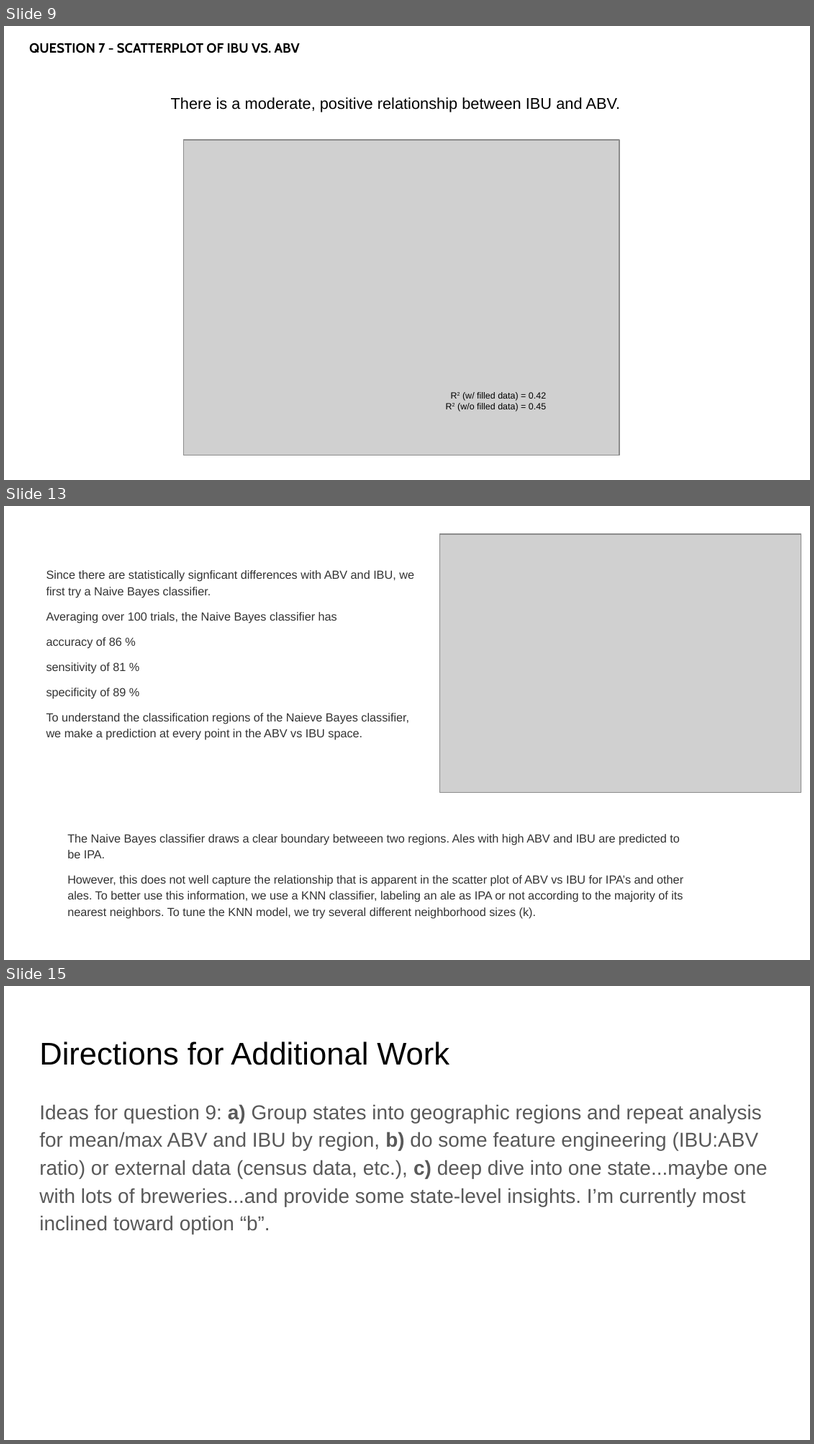
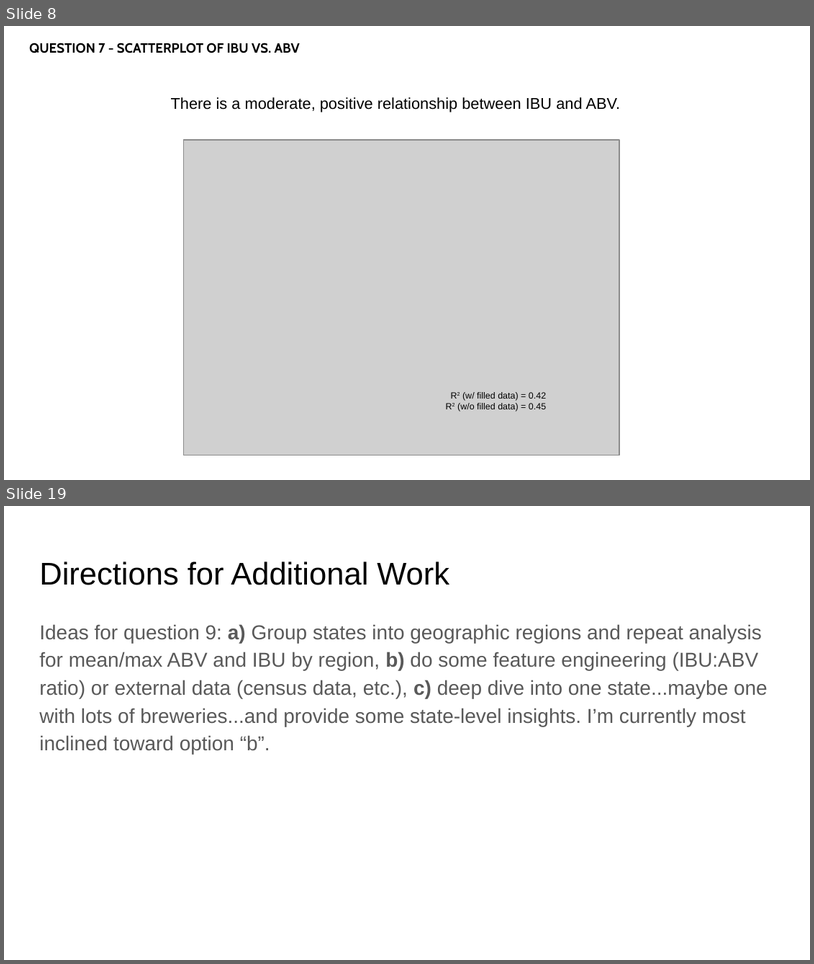
Before and after one commit to rmpalmer/MSDS6306_Fall2019_proj1, a slide deck: CaseStudy_EDA_Palmer_Garrity.pptx. Shown one above the other, each under a label of ours: slides 9, 13 and 15 before the commit, slides 8 and 19 after it; the slides between them are not shown. The pictures are 814x1444 and 814x964 pixels, drawn with LibreOffice and Linux fonts; fonts in the diff are those of the drawing; grey boxes stand for pictures. Boxes give left, top, right and bottom in pixels: in the first picture for what was removed or moved away, otherwise in the second. Text is boxed around its words. In the diff, an @@ line names an element or a change of style, - is before the commit and + after.

```diff
--- a/CaseStudy_EDA_Palmer_Garrity.pptx
+++ b/CaseStudy_EDA_Palmer_Garrity.pptx
@@ slide 13 removed at [4,506,810,960], background #FFFFFF @@
@@ picture removed at [440,534,802,793] @@
@@ text removed at [46,570,414,740] @@
-Since there are statistically signficant differences with ABV and IBU, we first try a Naive Bayes classifier.
-Averaging over 100 trials, the Naive Bayes classifier has
-accuracy of 86 %
-sensitivity of 81 %
-specificity of 89 %
-To understand the classification regions of the Naieve Bayes classifier, we make a prediction at every point in the ABV vs IBU space.
@@ text removed at [67,834,684,919] @@
-The Naive Bayes classifier draws a clear boundary betweeen two regions. Ales with high ABV and IBU are predicted to be IPA.
-However, this does not well capture the relationship that is apparent in the scatter plot of ABV vs IBU for IPA’s and other ales. To better use this information, we use a KNN classifier, labeling an ale as IPA or not according to the majority of its nearest neighbors. To tune the KNN model, we try several different neighborhood sizes (k).
@@ what was slide 9 is now slide 8 @@
@@ what was slide 15 is now slide 19 @@
```
Also in this commit, not shown: 3 slides changed, 9 slides added, 4 other slides removed.
